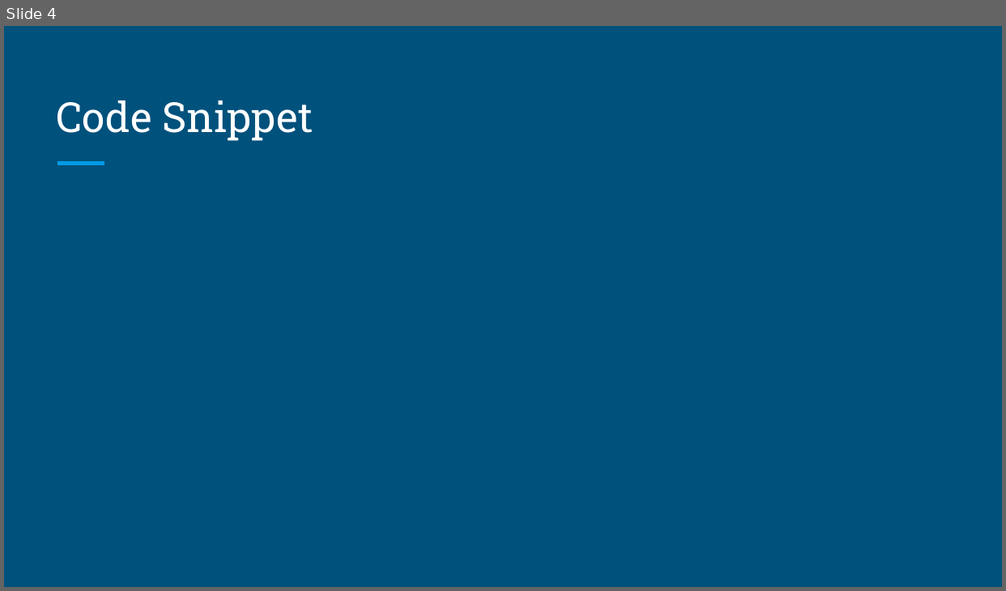
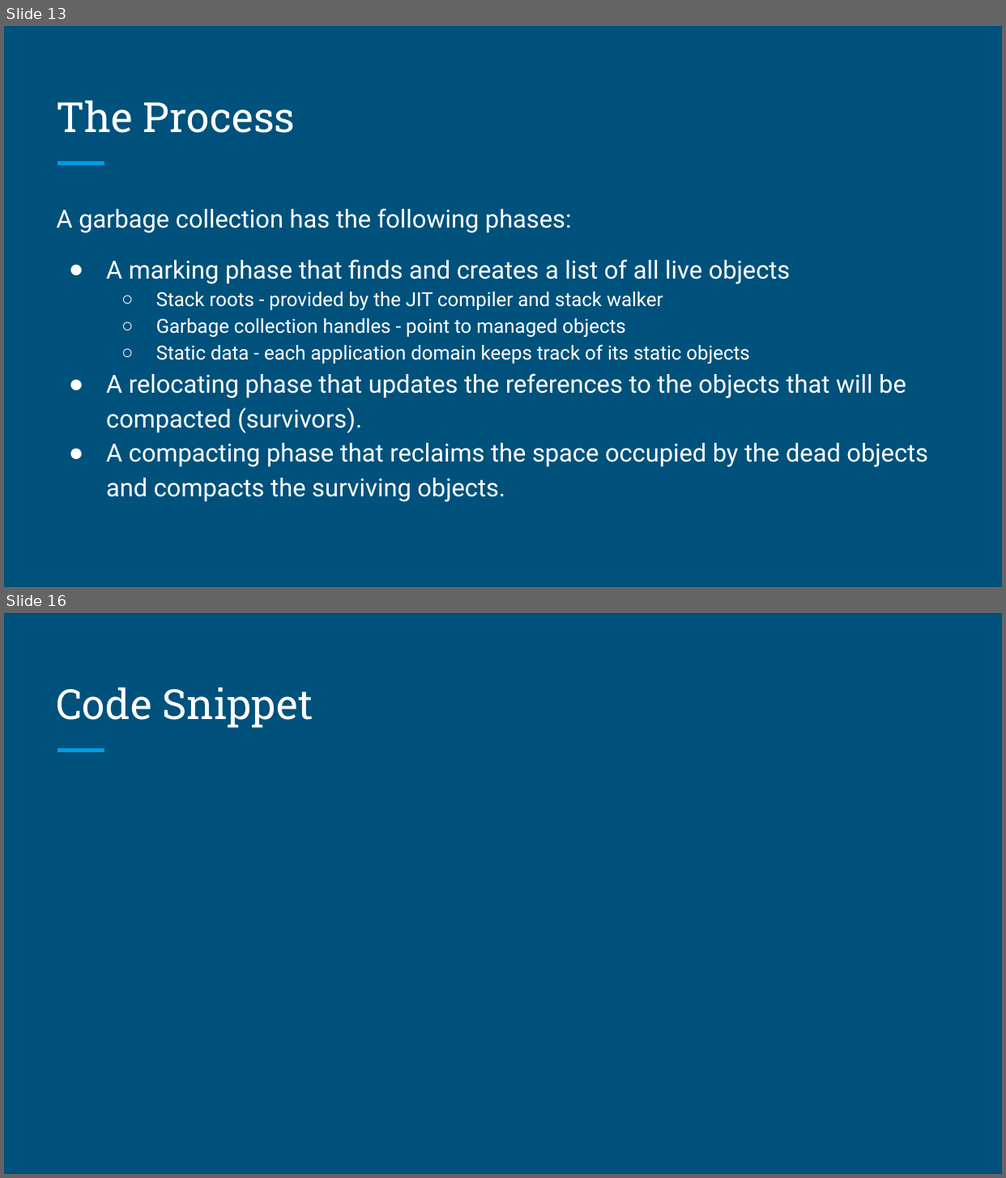
Before and after one commit to lskshastry/Garbage-Collection-and-Disposal-in-C-, a slide deck: Disposal and Garbage Collection.pptx. Shown one above the other, each under a label of ours: slide 4 before the commit, slides 13 and 16 after it; the slides between them are not shown. The pictures are 1006x591 and 1006x1178 pixels, drawn with LibreOffice and Linux fonts; fonts in the diff are those of the drawing. Boxes give left, top, right and bottom in pixels: in the first picture for what was removed or moved away, otherwise in the second. Text is boxed around its words. In the diff, an @@ line names an element or a change of style, - is before the commit and + after.

```diff
--- a/Disposal and Garbage Collection.pptx
+++ b/Disposal and Garbage Collection.pptx
@@ slide 13 added at box(4, 26, 1002, 587), background #00517C; not listed: 1 template element that a slide beside it also shows @@
@@ title added at box(57, 101, 296, 133), 30 pt, text #FFFFFF @@
+The Process
@@ text added at box(57, 208, 928, 502), 18 pt, text #FFFFFF @@
+A garbage collection has the following phases:
+● A marking phase that finds and creates a list of all live objects
+  ○ Stack roots - provided by the JIT compiler and stack walker
+  ○ Garbage collection handles - point to managed objects
+  ○ Static data - each application domain keeps track of its static objects
+● A relocating phase that updates the references to the objects that will be compacted (survivors).
+● A compacting phase that reclaims the space occupied by the dead objects and compacts the surviving objects.
@@ what was slide 4 is now slide 16 @@
```
Also in this commit, not shown: 3 slides changed, 13 other slides added, 5 other files.
